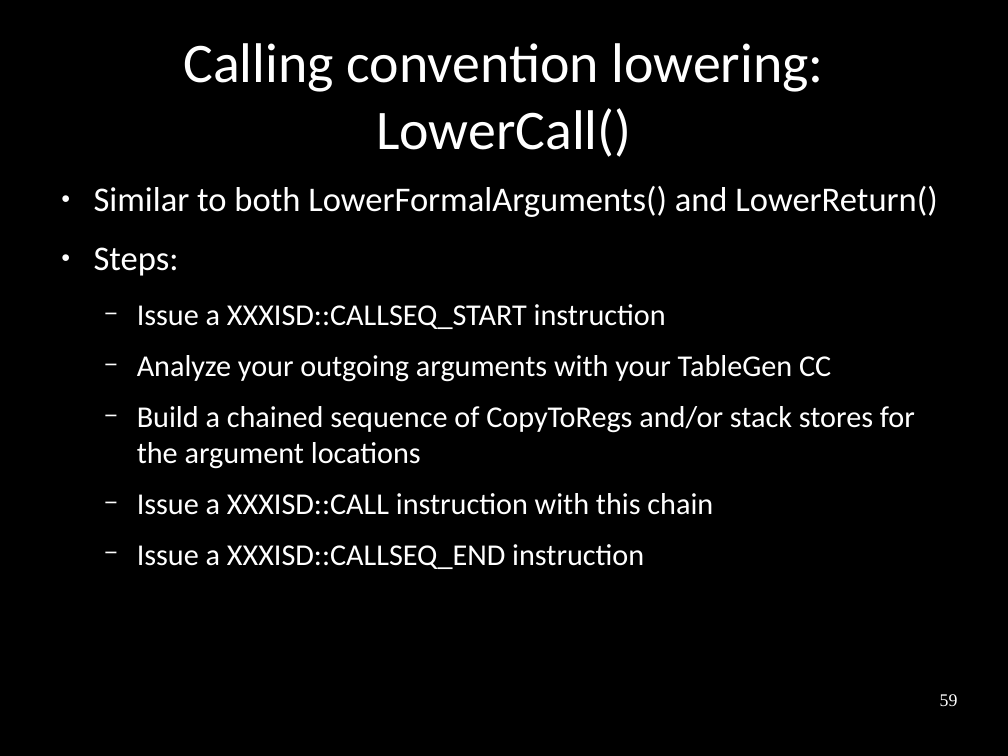
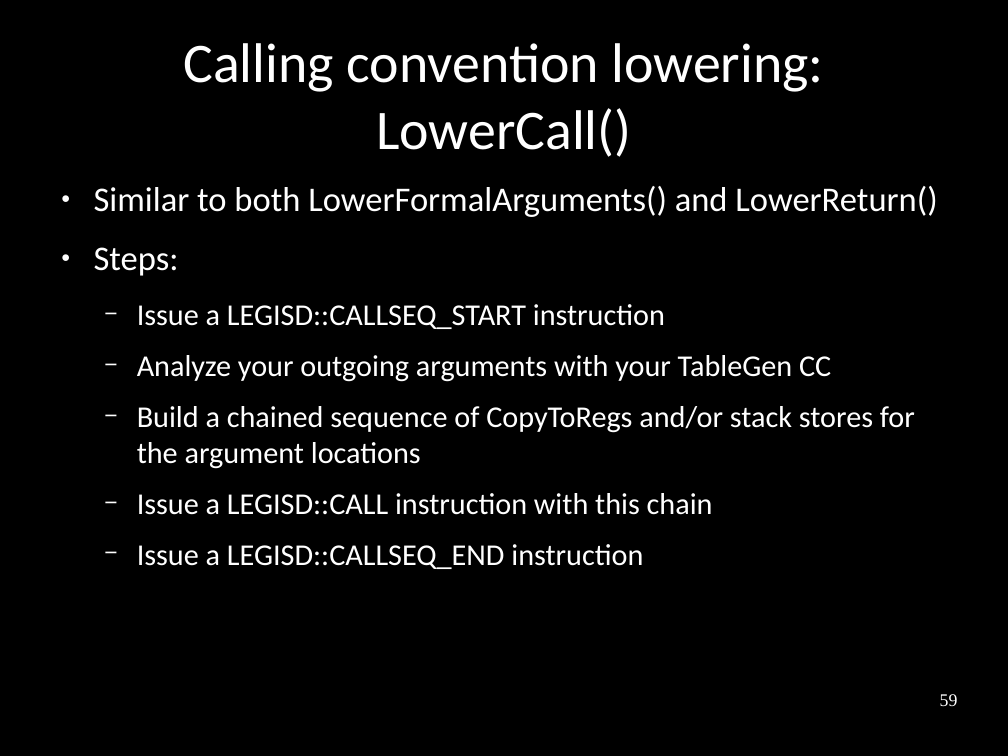
Before and after one commit to frasercrmck/llvm-leg, a slide deck: slide 59 of docs/Codeplay/Slides.odp. Drawn at 1008x756 pixels with LibreOffice and Linux fonts; fonts in the diff are those of the drawing. Boxes give left, top, right and bottom in pixels: in the first picture for what was removed or moved away, otherwise in the second. Text is boxed around its words. In the diff, an @@ line names an element or a change of style, - is before the commit and + after.

```diff
--- a/docs/Codeplay/Slides.odp
+++ b/docs/Codeplay/Slides.odp
@@ text at (137, 304, 665, 329): text changed @@
-  − Issue a XXXISD::CALLSEQ_START instruction
+  − Issue a LEGISD::CALLSEQ_START instruction
@@ text at (137, 493, 713, 569): text changed @@
-  − Issue a XXXISD::CALL instruction with this chain
-  − Issue a XXXISD::CALLSEQ_END instruction
+  − Issue a LEGISD::CALL instruction with this chain
+  − Issue a LEGISD::CALLSEQ_END instruction
```
Also in this commit, not shown: 19 other slides changed, 1 slide added, 4 slides removed.
